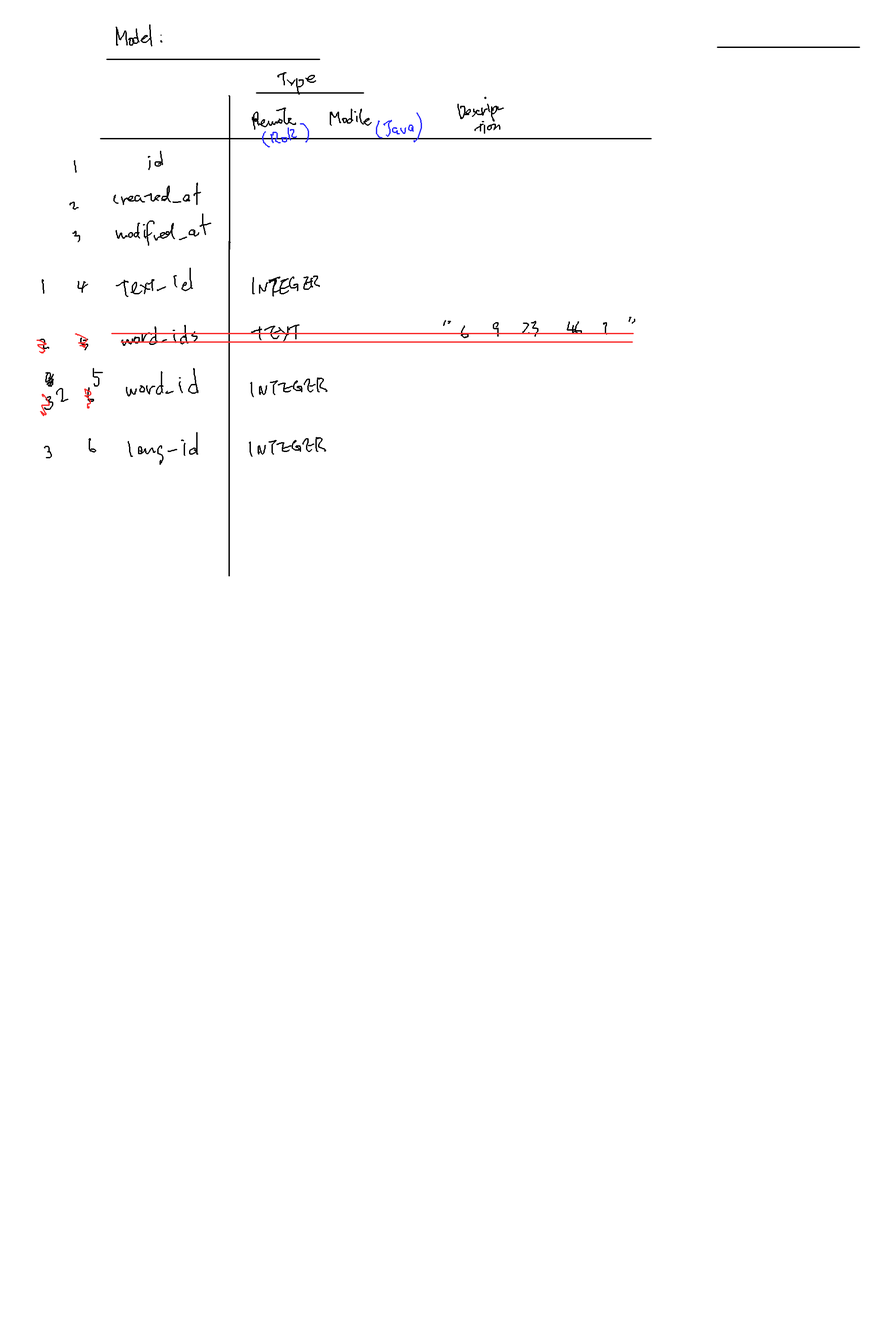
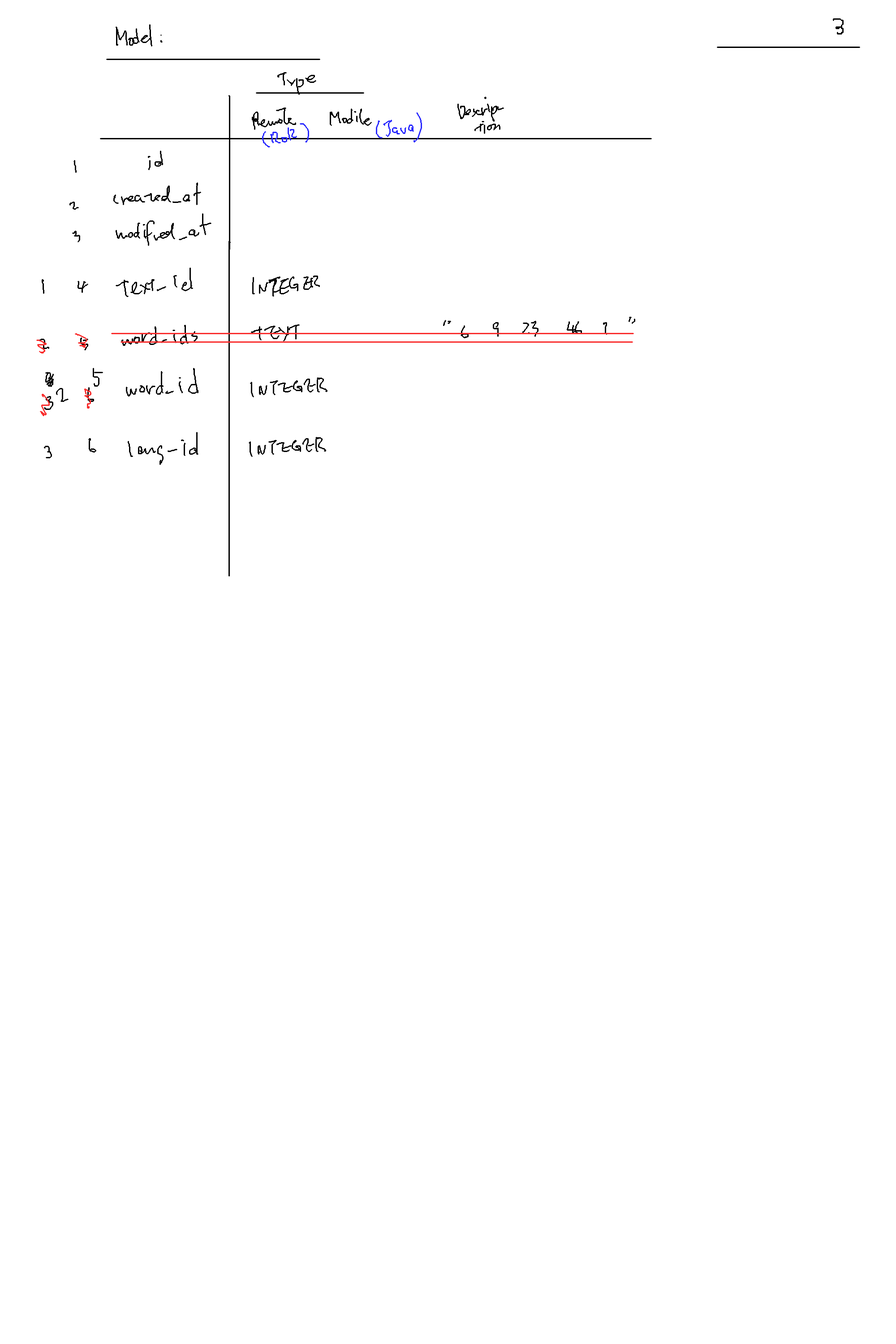
Layer changes from the first (896, 1344) image to the second:
painted on "背景" over [832, 18, 844, 35]
